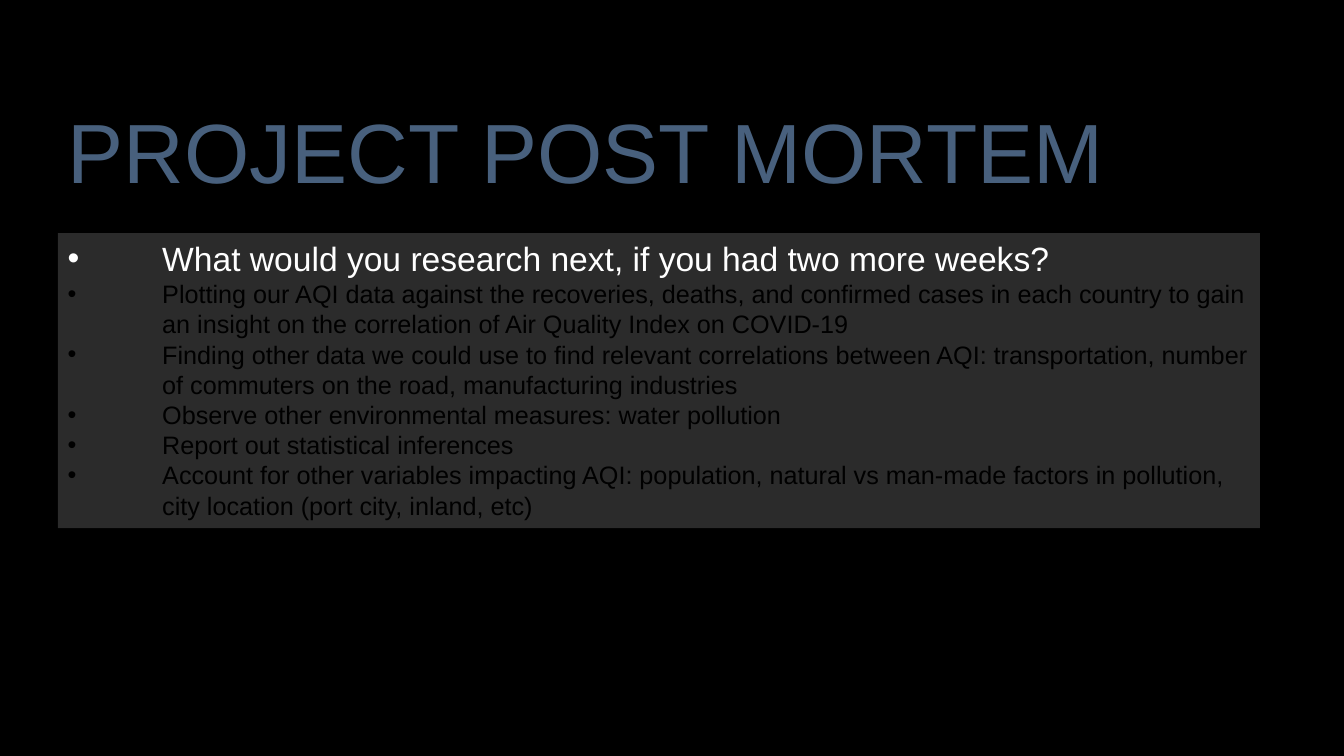
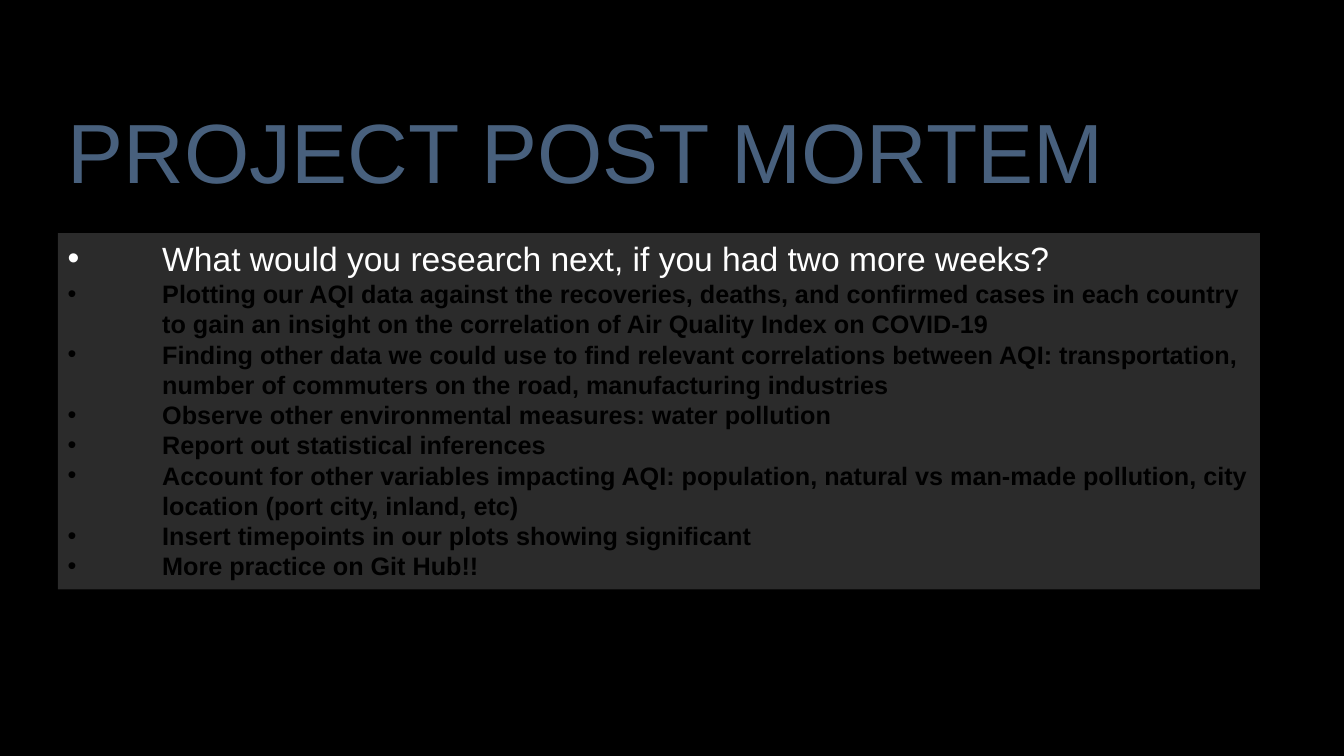
Before and after one commit to rigsbyk/Project-One, a slide deck: slide 10 of Presentation_Slides.pptx. Drawn at 1344x756 pixels with LibreOffice and Linux fonts; fonts in the diff are those of the drawing; background and template pictures are left out. Boxes give left, top, right and bottom in pixels: in the first picture for what was removed or moved away, otherwise in the second. Text is boxed around its words. In the diff, an @@ line names an element or a change of style, - is before the commit and + after.

Commit message:
updates to presentation

```diff
--- a/Presentation_Slides.pptx
+++ b/Presentation_Slides.pptx
@@ rectangle "What would you research next, ...": place and size @@
-rectangle "What would you research next, ..." at (57,233,1260,528)
+rectangle "What would you research next, ..." at (57,233,1260,589)
@@ text in rectangle at (162,285,1238,459): bold on in "Plotting our AQI data against the recoveries, ...", "Finding other data we could use to ...", "Observe other environmental measures: water pollution", "Report out statistical inferences" @@
@@ text in rectangle at (162,467,1246,580): text changed; bold on @@
-• Account for other variables impacting AQI: population, natural vs man-made factors in pollution, city location (port city, inland, etc)
+• Account for other variables impacting AQI: population, natural vs man-made pollution, city location (port city, inland, etc)
+• Insert timepoints in our plots showing significant
+• More practice on Git Hub!!
```
Also in this commit, not shown: 6 other slides changed, 1 slide added.
